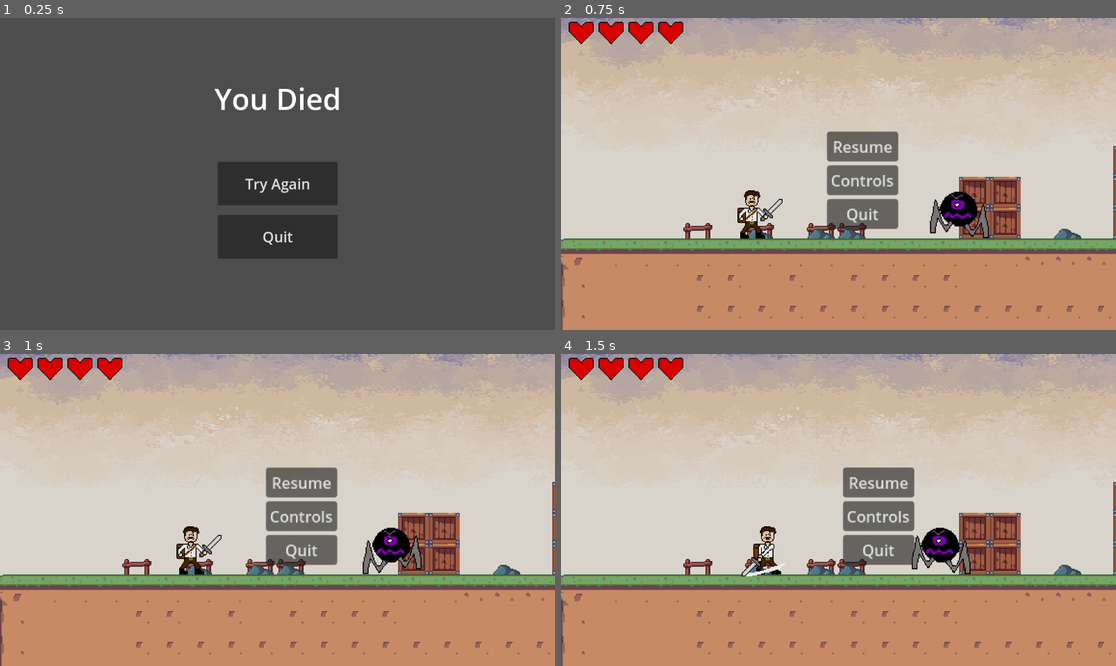
Above: before the commit, frames 1-4 (two rows, left to right).
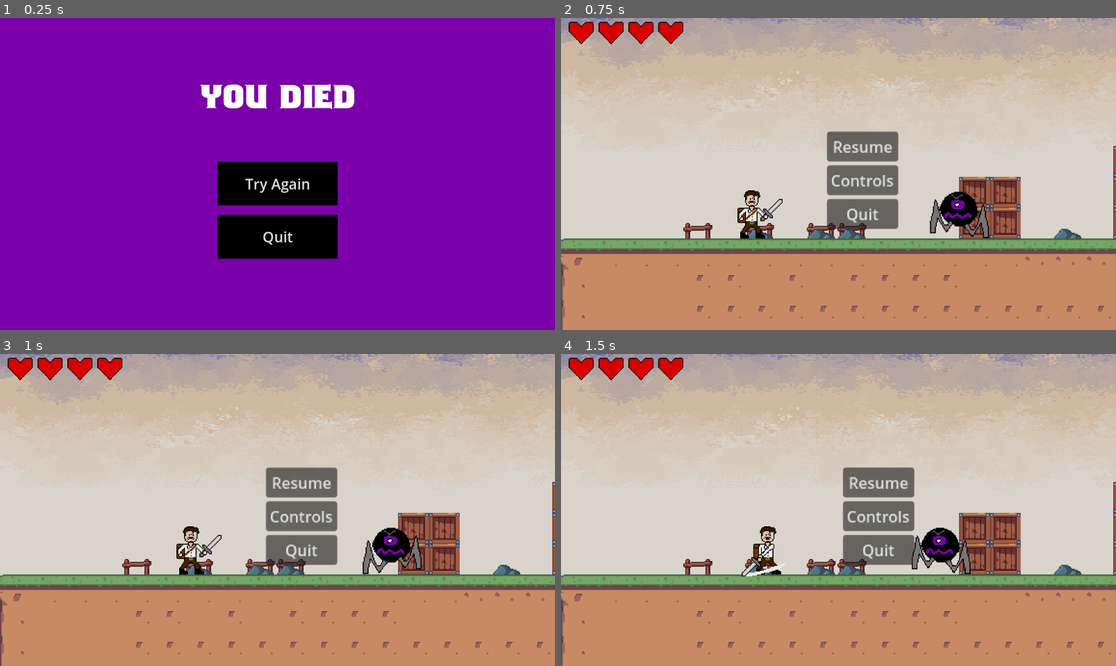
Above: after the commit, the same moments.

Repository: bscott519/ColossalCrisisGame
Game: Godot game, scene res://Scenes/game_over.tscn
Two runs of this game, one before a commit and one after it. Both use one fixed random seed, a clock stepped at 60 frames per second and the inputs below. This scene is started directly instead of the project's main scene. The engine's default icon, where the game draws it, is replaced by a stand-in: a white triangle on a blue panel in a dark square.
Inputs (mouse positions are in pixels of both pictures, inside the frame that each line leads up to):
- Up to frame 1 (0.25 s): no input
- Up to frame 2 (0.75 s): click "Try Again" at 0.5 s
- Up to frame 3 (1 s): no input
- Up to frame 4 (1.5 s): move the mouse to (960, 494) at 1.27 s; hold D (right) from 1.28 s (still down); click (960, 494) at 1.35 s

The runs differ from the first frame. In frame 1, 100% of the frame differs, in the area x 0-100%, y 0-100%; in frame 2, nothing differs; in frame 3, nothing differs; in frame 4, nothing differs.

Commit message:
Update game_over.tscn

Diff:
--- a/Scenes/game_over.tscn
+++ b/Scenes/game_over.tscn
@@ -1,9 +1,27 @@
-[gd_scene load_steps=2 format=3 uid="uid://cbgagnfd3rrb8"]
+[gd_scene load_steps=6 format=3 uid="uid://cbgagnfd3rrb8"]
 
 [ext_resource type="Script" path="res://Scripts/game_over.gd" id="1_kg8xn"]
+[ext_resource type="FontFile" uid="uid://bajqlmo0hm0fl" path="res://GameArt/Shouldve Known.otf" id="2_rjyqc"]
+
+[sub_resource type="StyleBoxFlat" id="StyleBoxFlat_bbcwy"]
+bg_color = Color(0.478431, 0.00392157, 0.662745, 1)
+
+[sub_resource type="StyleBoxFlat" id="StyleBoxFlat_scm15"]
+bg_color = Color(0, 0, 0, 1)
+
+[sub_resource type="StyleBoxFlat" id="StyleBoxFlat_qiujn"]
+bg_color = Color(0.497474, 0.497474, 0.497474, 1)
 
 [node name="GameOver" type="CanvasLayer"]
 script = ExtResource("1_kg8xn")
+
+[node name="Panel" type="Panel" parent="."]
+anchors_preset = 15
+anchor_right = 1.0
+anchor_bottom = 1.0
+grow_horizontal = 2
+grow_vertical = 2
+theme_override_styles/panel = SubResource("StyleBoxFlat_bbcwy")
 
 [node name="Label" type="Label" parent="."]
 anchors_preset = 8
@@ -17,6 +35,7 @@
 offset_bottom = -96.0
 grow_horizontal = 2
 grow_vertical = 2
+theme_override_fonts/font = ExtResource("2_rjyqc")
 theme_override_font_sizes/font_size = 61
 text = "You Died"
 
@@ -38,12 +57,16 @@
 layout_mode = 2
 size_flags_vertical = 3
 theme_override_font_sizes/font_size = 30
+theme_override_styles/normal = SubResource("StyleBoxFlat_scm15")
+theme_override_styles/hover = SubResource("StyleBoxFlat_qiujn")
 text = "Try Again"
 
 [node name="Quit" type="Button" parent="VBoxContainer"]
 layout_mode = 2
 size_flags_vertical = 3
 theme_override_font_sizes/font_size = 30
+theme_override_styles/normal = SubResource("StyleBoxFlat_scm15")
+theme_override_styles/hover = SubResource("StyleBoxFlat_qiujn")
 text = "Quit"
 
 [connection signal="pressed" from="VBoxContainer/TryAgain" to="." method="_on_try_again_pressed"]
